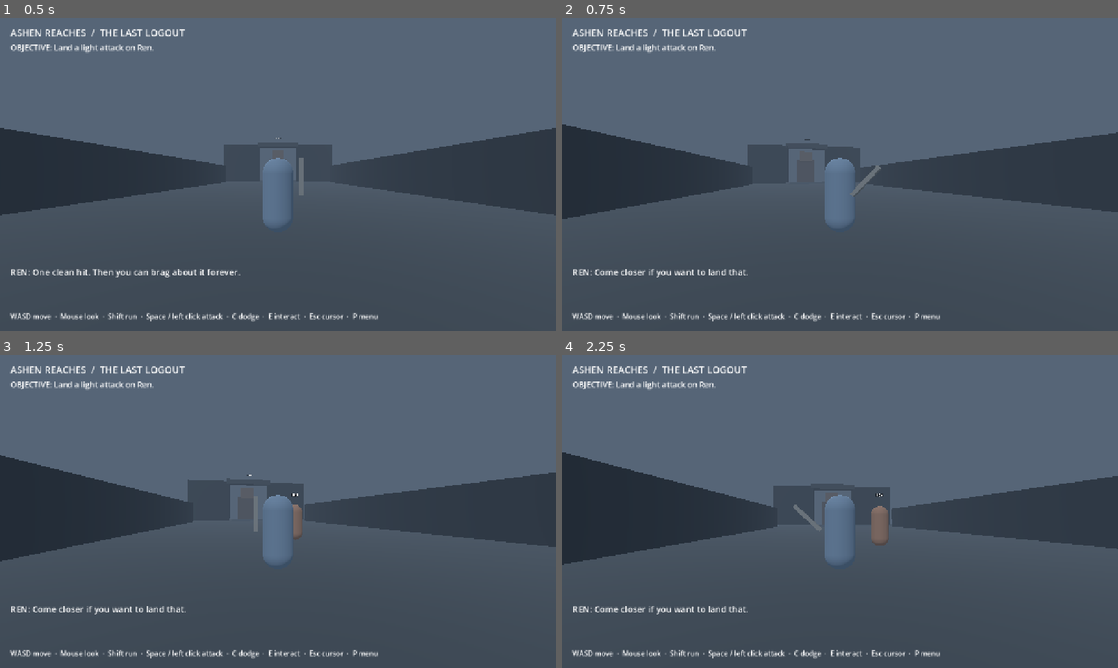
Above: before the commit, frames 1-4 (two rows, left to right).
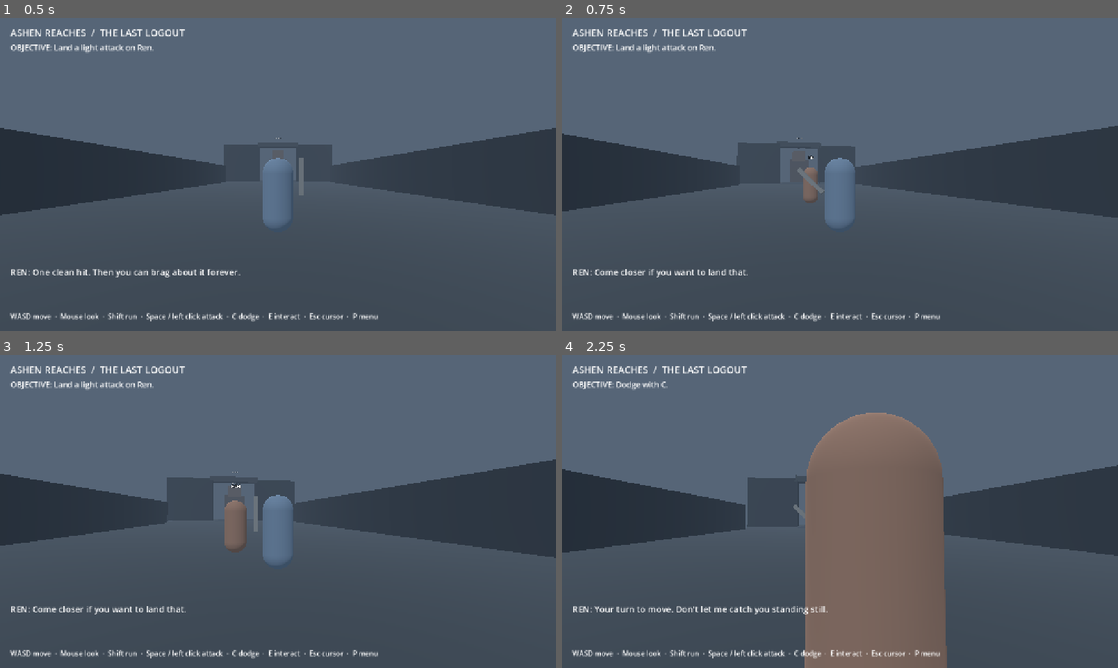
Above: after the commit, the same moments.

Repository: new-game-for-bro/ashen-reaches
Game: Godot game, scene res://scenes/story/prologue.tscn
The game is run twice, just before and just after one commit, with the same random seed, the same clock (stepped at 60 frames per second) and the same inputs. This scene is started directly instead of the project's main scene.
Inputs (mouse positions are in pixels of both pictures, inside the frame that each line leads up to):
- Up to frame 1 (0.5 s): no input
- Up to frame 2 (0.75 s): tap Enter at 0.5 s; move the mouse to (867, 174) at 0.52 s; hold W from 0.53 s (still down); tap C at 0.6 s; click (867, 174) at 0.67 s
- Up to frame 3 (1.25 s): keep holding W; tap Space at 0.77 s
- Up to frame 4 (2.25 s): keep holding W; move the mouse to (812, 511) at 1.27 s; tap C at 1.35 s; click (812, 511) at 1.42 s; tap Space at 1.52 s; move the mouse to (851, 505) at 2.02 s; tap E at 2.1 s; click (851, 505) at 2.17 s

Frame 1 is identical in both runs. In frame 2, 3.2% of the frame differs, in the area x 0-100%, y 34-65%; in frame 3, 5.9%; in frame 4, 23%, in the area x 0-100%, y 8-100%.

Commit message:
Refine mobile story controls and pause menus

Diff:
--- a/data/prologue.json
+++ b/data/prologue.json
@@ -1,11 +1,38 @@
 {
-  "duel": {"objective":"Land a light attack on Ren.","dialogue":"REN: One clean hit. Then you can brag about it forever."},
-  "dodge": {"objective":"Dodge with C.","dialogue":"REN: Your turn to move. Don't let me catch you standing still."},
-  "counter": {"objective":"Land the final attack on Ren.","dialogue":"REN: There. You always wait too long for that one."},
-  "countdown": {"objective":"The final shutdown is counting down.","dialogue":"SYSTEM: Thank you for playing. The world will close shortly."},
-  "exit": {"objective":"Press E to open the exit menu.","dialogue":"AMARA: Ren. I can feel the rain."},
-  "gate": {"objective":"Follow the road to the city gate. Press E near the giant.","dialogue":"SYSTEM: Return route severed. Your body is waiting."},
-  "train": {"objective":"Reach Ren at the platform. Press E near the train.","dialogue":"GIANT: My family is behind that door.\nREN: Amara. There are lights on the old tracks."},
-  "ending": {"objective":"Walk to the empty platform and press E.","dialogue":"REN: Come on. Someone in here knows the way out.\nThe doors close before you can reach him."},
-  "complete": {"objective":"PROLOGUE COMPLETE — The Unwritten Sky", "dialogue":"AMARA: Ren, where are you going?"}
+  "duel": {
+    "objective": "Land a light attack on Ren.",
+    "dialogue": "REN: One clean hit. Then you can brag about it forever."
+  },
+  "dodge": {
+    "objective": "Dodge with C.",
+    "dialogue": "REN: Your turn to move. Don't let me catch you standing still."
+  },
+  "counter": {
+    "objective": "Land the final attack on Ren.",
+    "dialogue": "REN: There. You always wait too long for that one."
+  },
+  "countdown": {
+    "objective": "The final shutdown is counting down.",
+    "dialogue": "SYSTEM: Thank you for playing. The world will close shortly."
+  },
+  "exit": {
+    "objective": "Open the highlighted Exit menu (E on keyboard).",
+    "dialogue": "AMARA: Ren. I can feel the rain."
+  },
+  "gate": {
+    "objective": "Follow the road to the city gate. Press E near the giant.",
+    "dialogue": "SYSTEM: Return route severed. Your body is waiting."
+  },
+  "train": {
+    "objective": "Reach Ren at the platform. Press E near the train.",
+    "dialogue": "GIANT: My family is behind that door.\nREN: Amara. There are lights on the old tracks."
+  },
+  "ending": {
+    "objective": "Walk to the empty platform and press E.",
+    "dialogue": "REN: Come on. Someone in here knows the way out.\nThe doors close before you can reach him."
+  },
+  "complete": {
+    "objective": "PROLOGUE COMPLETE — The Unwritten Sky",
+    "dialogue": "AMARA: Ren, where are you going?"
+  }
 }
--- a/scripts/mobile/joystick.gd
+++ b/scripts/mobile/joystick.gd
@@ -35,3 +35,9 @@
 	draw_circle(center, RADIUS, Color(0.12, 0.15, 0.19, 0.6))
 	draw_arc(center, RADIUS, 0, TAU, 48, Color(0.8, 0.83, 0.86, 0.5), 2)
 	draw_circle(center + value * RADIUS, 27, Color(0.8, 0.83, 0.86, 0.7))
+
+func reset() -> void:
+	touch_id = -1
+	value = Vector2.ZERO
+	vector_changed.emit(value)
+	queue_redraw()
--- a/scripts/mobile/touch_controls.gd
+++ b/scripts/mobile/touch_controls.gd
@@ -7,10 +7,13 @@
 var mode: String = "solo"
 var look_finger: int = -1
 var buttons: Dictionary = {}
+var joystick: Control
+var look_sensitivity: float = 0.003
+var invert_y: bool = false
 
 func _ready() -> void:
 	layer = 10
-	var joystick: Control = Joystick.new()
+	joystick = Joystick.new()
 	joystick.anchor_left = 0.0
 	joystick.anchor_right = 0.0
 	joystick.anchor_top = 1.0
@@ -21,11 +24,38 @@
 	joystick.offset_bottom = -25
 	joystick.vector_changed.connect(_on_move)
 	add_child(joystick)
-	var actions: Array[String] = []
-	match mode:
-		"story": actions = ["Attack", "Dodge", "Interact", "Sprint", "Menu"]
-		"network": actions = ["Jump", "Sprint", "Chat", "Menu"]
-		_: actions = ["Attack", "Heavy", "Dodge", "Jump", "Lock", "Sprint", "Retry", "Menu"]
+	if mode == "story":
+		_build_story_buttons()
+	else:
+		_build_standard_buttons()
+
+func _build_story_buttons() -> void:
+	_make_button("Exit", Vector2(0, 0), Rect2(20, 18, 100, 56))
+	_make_button("Pause", Vector2(1, 0), Rect2(-120, 18, 100, 56))
+	_make_button("Interact", Vector2(1, 1), Rect2(-165, -330, 140, 64))
+	_make_button("Attack", Vector2(1, 1), Rect2(-155, -245, 130, 105))
+	_make_button("Dodge", Vector2(1, 1), Rect2(-265, -125, 105, 74))
+	buttons["Interact"].visible = false
+
+func _make_button(action: String, anchor: Vector2, bounds: Rect2) -> void:
+	var button := Button.new()
+	button.text = action
+	button.anchor_left = anchor.x
+	button.anchor_right = anchor.x
+	button.anchor_top = anchor.y
+	button.anchor_bottom = anchor.y
+	button.offset_left = bounds.position.x
+	button.offset_top = bounds.position.y
+	button.offset_right = bounds.end.x
+	button.offset_bottom = bounds.end.y
+	button.focus_mode = Control.FOCUS_NONE
+	button.add_theme_font_size_override("font_size", 20)
+	button.pressed.connect(_on_action.bind(action))
+	add_child(button)
+	buttons[action] = button
+
+func _build_standard_buttons() -> void:
+	var actions: Array = ["Jump", "Sprint", "Chat", "Menu"] if mode == "network" else ["Attack", "Heavy", "Dodge", "Jump", "Lock", "Sprint", "Retry", "Menu"]
 	var grid := GridContainer.new()
 	grid.columns = 3
 	grid.add_theme_constant_override("h_separation", 8)
@@ -48,18 +78,20 @@
 		button.pressed.connect(_on_action.bind(action))
 		grid.add_child(button)
 		buttons[action] = button
-	var instruction := Label.new()
-	instruction.text = "Drag here to look"
-	instruction.anchor_left = 1.0
-	instruction.anchor_right = 1.0
-	instruction.anchor_top = 0.5
-	instruction.anchor_bottom = 0.5
-	instruction.offset_left = -220
-	instruction.offset_right = -20
-	instruction.offset_top = -110
-	instruction.offset_bottom = -80
-	instruction.mouse_filter = Control.MOUSE_FILTER_IGNORE
-	add_child(instruction)
+
+func set_story_interaction(label: String) -> void:
+	if mode == "story" and buttons.has("Interact"):
+		buttons["Interact"].visible = not label.is_empty()
+		buttons["Interact"].text = label
+
+func set_exit_attention(enabled: bool) -> void:
+	if mode == "story" and buttons.has("Exit"):
+		buttons["Exit"].modulate = Color("ffd366") if enabled else Color.WHITE
+
+func reset_input() -> void:
+	move_vector = Vector2.ZERO
+	look_finger = -1
+	joystick.reset()
 
 func _on_move(value: Vector2) -> void:
 	move_vector = value
--- a/scripts/story/prologue.gd
+++ b/scripts/story/prologue.gd
@@ -13,6 +13,8 @@
 var objective_label: Label
 var dialogue_label: Label
 var timer_label: Label
+var modal_layer: CanvasLayer
+var modal_kind: String = ""
 
 func _ready() -> void:
 	var json := JSON.new()
@@ -133,16 +135,16 @@
 	var layer := CanvasLayer.new()
 	add_child(layer)
 	var header := Label.new()
-	header.position = Vector2(24, 18)
+	header.position = Vector2(140, 18) if OS.has_feature("mobile") else Vector2(24, 18)
 	header.text = "ASHEN REACHES  /  THE LAST LOGOUT"
 	header.add_theme_font_size_override("font_size", 22)
 	layer.add_child(header)
 	objective_label = Label.new()
-	objective_label.position = Vector2(24, 55)
+	objective_label.position = Vector2(140, 55) if OS.has_feature("mobile") else Vector2(24, 55)
 	objective_label.add_theme_font_size_override("font_size", 18)
 	layer.add_child(objective_label)
 	timer_label = Label.new()
-	timer_label.position = Vector2(24, 86)
+	timer_label.position = Vector2(140, 86) if OS.has_feature("mobile") else Vector2(24, 86)
 	layer.add_child(timer_label)
 	dialogue_label = Label.new()
 	dialogue_label.position = Vector2(24, 350) if OS.has_feature("mobile") else Vector2(24, 570)
@@ -159,6 +161,8 @@
 	stage = value
 	objective_label.text = "OBJECTIVE: " + str(story[value]["objective"])
 	dialogue_label.text = str(story[value]["dialogue"])
+	if player.touch_controls:
+		player.touch_controls.set_exit_attention(value == "exit")
 	if value == "countdown":
 		timer = 8.0
 	elif value == "gate":
@@ -171,6 +175,7 @@
 		departing.tween_property(train, "position:x", 75.0, 8.0)
 
 func _process(delta: float) -> void:
+	_update_touch_context()
 	if stage == "countdown":
 		timer = maxf(0.0, timer - delta)
 		timer_label.text = "SHUTDOWN IN: %d" % ceili(timer)
@@ -194,7 +199,7 @@
 func _on_interact() -> void:
 	match stage:
 		"exit":
-			_set_stage("gate")
+			open_logout_menu()
 		"gate":
 			if player.global_position.distance_to(GATE_POS) < 9.0:
 				_set_stage("train")
@@ -216,3 +221,120 @@
 	if event is InputEventKey and event.pressed and not event.echo and event.keycode == KEY_P:
 		Input.mouse_mode = Input.MOUSE_MODE_VISIBLE
 		get_tree().change_scene_to_file("res://scenes/ui/network_lobby.tscn")
+
+
+func _update_touch_context() -> void:
+	if not is_instance_valid(player) or not player.touch_controls:
+		return
+	var label := ""
+	var pos: Vector3 = player.global_position
+	if stage == "gate" and pos.distance_to(GATE_POS) < 9.0:
+		label = "Talk"
+	elif stage == "train" and pos.distance_to(TRAIN_POS) < 9.0:
+		label = "Board"
+	elif stage == "ending" and pos.distance_to(TRAIN_POS) < 9.0:
+		label = "Look"
+	player.touch_controls.set_story_interaction(label)
+	player.touch_controls.set_exit_attention(stage == "exit")
+
+func open_logout_menu() -> void:
+	if modal_layer:
+		return
+	var text_value := "The logout option is unavailable during the duel."
+	if stage == "exit":
+		text_value = "RETURN ROUTE SEVERED.\nYour body is waiting."
+	elif stage in ["gate", "train", "ending", "complete"]:
+		text_value = "RETURN ROUTE SEVERED.\nYour body is waiting."
+	_create_modal("logout", "IN-WORLD EXIT", text_value)
+	_add_modal_button("Continue", _close_logout)
+
+func open_pause_menu() -> void:
+	if modal_layer:
+		return
+	_create_modal("pause", "PAUSED", "Touch settings")
+	var column: VBoxContainer = modal_layer.get_node("Overlay/Panel/Column")
+	var sensitivity_label := Label.new()
+	sensitivity_label.text = "Camera sensitivity"
+	column.add_child(sensitivity_label)
+	var slider := HSlider.new()
+	slider.min_value = 0.0015
+	slider.max_value = 0.006
+	slider.step = 0.0001
+	slider.value = player.touch_controls.look_sensitivity if player.touch_controls else 0.003
+	slider.custom_minimum_size = Vector2(400, 35)
+	slider.value_changed.connect(_set_touch_sensitivity)
+	column.add_child(slider)
+	var invert := CheckBox.new()
+	invert.text = "Invert vertical look"
+	invert.button_pressed = player.touch_controls.invert_y if player.touch_controls else false
+	invert.toggled.connect(_set_touch_invert)
+	column.add_child(invert)
+	_add_modal_button("Resume", _close_modal)
+	_add_modal_button("Return to main menu", _return_to_menu)
+
+func _create_modal(kind: String, title: String, body: String) -> void:
+	modal_kind = kind
+	if player.touch_controls:
+		player.touch_controls.reset_input()
+	player.velocity = Vector3.ZERO
+	modal_layer = CanvasLayer.new()
+	modal_layer.layer = 20
+	modal_layer.process_mode = Node.PROCESS_MODE_ALWAYS
+	add_child(modal_layer)
+	var overlay := ColorRect.new()
+	overlay.name = "Overlay"
+	overlay.color = Color(0.03, 0.04, 0.06, 0.88)
+	overlay.set_anchors_and_offsets_preset(Control.PRESET_FULL_RECT)
+	overlay.mouse_filter = Control.MOUSE_FILTER_STOP
+	modal_layer.add_child(overlay)
+	var panel := CenterContainer.new()
+	panel.name = "Panel"
+	panel.set_anchors_and_offsets_preset(Control.PRESET_FULL_RECT)
+	overlay.add_child(panel)
+	var column := VBoxContainer.new()
+	column.name = "Column"
+	column.custom_minimum_size = Vector2(450, 0)
+	column.add_theme_constant_override("separation", 14)
+	panel.add_child(column)
+	var heading := Label.new()
+	heading.text = title
+	heading.add_theme_font_size_override("font_size", 30)
+	column.add_child(heading)
+	var description := Label.new()
+	description.text = body
+	description.add_theme_font_size_override("font_size", 20)
+	column.add_child(description)
+	get_tree().paused = true
+
+func _add_modal_button(title: String, action: Callable) -> void:
+	var button := Button.new()
+	button.text = title
+	button.custom_minimum_size.y = 55
+	button.pressed.connect(action)
+	modal_layer.get_node("Overlay/Panel/Column").add_child(button)
+
+func _set_touch_sensitivity(value: float) -> void:
+	if player.touch_controls:
+		player.touch_controls.look_sensitivity = value
+
+func _set_touch_invert(value: bool) -> void:
+	if player.touch_controls:
+		player.touch_controls.invert_y = value
+
+func _close_logout() -> void:
+	var advance := stage == "exit"
+	_close_modal()
+	if advance:
+		_set_stage("gate")
+
+func _close_modal() -> void:
+	get_tree().paused = false
+	if modal_layer:
+		modal_layer.queue_free()
+		modal_layer = null
+	modal_kind = ""
+
+func _return_to_menu() -> void:
+	_close_modal()
+	Input.mouse_mode = Input.MOUSE_MODE_VISIBLE
+	get_tree().change_scene_to_file("res://scenes/ui/network_lobby.tscn")
--- a/scripts/story/story_player.gd
+++ b/scripts/story/story_player.gd
@@ -68,9 +68,7 @@
 		elif event.keycode == KEY_SPACE and control_enabled:
 			attack()
 		elif event.keycode == KEY_C and control_enabled and dodge_time <= 0.0:
-			dodge_direction = -avatar.global_basis.z
-			dodge_time = 0.25
-			dodge_requested.emit()
+			_start_dodge()
 	if event is InputEventMouseButton and event.pressed:
 		if Input.mouse_mode == Input.MOUSE_MODE_VISIBLE:
 			Input.mouse_mode = Input.MOUSE_MODE_CAPTURED
@@ -121,13 +119,28 @@
 	match action:
 		"Attack": attack()
 		"Interact": interact_requested.emit()
-		"Dodge":
-			if dodge_time <= 0.0:
-				dodge_direction = -avatar.global_basis.z
-				dodge_time = 0.25
-				dodge_requested.emit()
-		"Menu": get_tree().change_scene_to_file("res://scenes/ui/network_lobby.tscn")
+		"Dodge": _start_dodge()
+		"Exit": get_parent().open_logout_menu()
+		"Pause": get_parent().open_pause_menu()
 
 func _on_touch_look(relative: Vector2) -> void:
-	camera_pivot.rotation.y -= relative.x * 0.003
-	camera_pivot.rotation.x = clampf(camera_pivot.rotation.x - relative.y * 0.003, -0.8, 0.55)
+	var sensitivity: float = touch_controls.look_sensitivity
+	var vertical: float = -1.0 if touch_controls.invert_y else 1.0
+	camera_pivot.rotation.y -= relative.x * sensitivity
+	camera_pivot.rotation.x = clampf(camera_pivot.rotation.x - relative.y * sensitivity * vertical, -0.8, 0.55)
+
+
+func _start_dodge() -> void:
+	if dodge_time > 0.0 or not control_enabled:
+		return
+	var axis := Vector2.ZERO
+	if touch_controls:
+		axis = touch_controls.move_vector
+	else:
+		axis = Vector2(float(Input.is_key_pressed(KEY_D)) - float(Input.is_key_pressed(KEY_A)), float(Input.is_key_pressed(KEY_S)) - float(Input.is_key_pressed(KEY_W))).normalized()
+	if axis.length() > 0.12:
+		dodge_direction = (Basis(Vector3.UP, camera_pivot.rotation.y) * Vector3(axis.x, 0, axis.y)).normalized()
+	else:
+		dodge_direction = -avatar.global_basis.z
+	dodge_time = 0.25
+	dodge_requested.emit()
--- a/tests/mobile_controls_smoke.gd
+++ b/tests/mobile_controls_smoke.gd
@@ -21,6 +21,20 @@
 	touch.position = stick.size / 2.0 + Vector2(35, -35)
 	stick._gui_input(touch)
 	assert(controls.move_vector.distance_to(Vector2(0.5, -0.5)) < 0.01)
+	var look_touch := InputEventScreenTouch.new()
+	look_touch.index = 5
+	look_touch.position = Vector2(view_size.x * 0.65, view_size.y * 0.3)
+	look_touch.pressed = true
+	controls._unhandled_input(look_touch)
+	var old_camera_yaw: float = player.camera_pivot.rotation.y
+	var look_move := InputEventScreenDrag.new()
+	look_move.index = 5
+	look_move.relative = Vector2(20, 0)
+	controls._unhandled_input(look_move)
+	assert(player.camera_pivot.rotation.y < old_camera_yaw)
+	assert(controls.move_vector.length() > 0.0)
+	look_touch.pressed = false
+	controls._unhandled_input(look_touch)
 	touch.pressed = false
 	stick._gui_input(touch)
 	assert(controls.move_vector == Vector2.ZERO)
@@ -32,8 +46,41 @@
 	assert(game.stage == "dodge")
 	controls._on_action("Dodge")
 	assert(game.stage == "counter")
-	controls._on_action("Sprint")
-	assert(controls.sprinting)
+	assert(controls.buttons.has("Exit") and controls.buttons.has("Pause"))
+	assert(not controls.buttons["Interact"].visible)
+	controls._on_move(Vector2(1, 0))
+	player.dodge_time = 0.0
+	controls._on_action("Dodge")
+	assert(player.dodge_direction.x > 0.9)
+	player.dodge_time = 0.0
+	controls._on_move(Vector2.ZERO)
+	player.avatar.rotation.y = 0.0
+	controls._on_action("Dodge")
+	assert(player.dodge_direction.z < -0.9)
+	game._set_stage("countdown")
+	controls._on_action("Pause")
+	assert(game.modal_kind == "pause" and paused)
+	var time_before_pause: float = game.timer
+	await create_timer(0.15, true).timeout
+	assert(is_equal_approx(game.timer, time_before_pause))
+	game._set_touch_sensitivity(0.005)
+	game._set_touch_invert(true)
+	assert(is_equal_approx(controls.look_sensitivity, 0.005) and controls.invert_y)
+	game._close_modal()
+	assert(not paused)
+	game._set_stage("exit")
+	game._update_touch_context()
+	assert(not controls.buttons["Interact"].visible)
+	assert(controls.buttons["Exit"].modulate != Color.WHITE)
+	controls._on_action("Exit")
+	assert(game.modal_kind == "logout" and paused)
+	game._close_logout()
+	assert(game.stage == "gate" and not paused)
+	game._update_touch_context()
+	assert(not controls.buttons["Interact"].visible)
+	player.global_position = Vector3(0, 0, -38)
+	game._update_touch_context()
+	assert(controls.buttons["Interact"].visible and controls.buttons["Interact"].text == "Talk")
 	game.queue_free()
 	await process_frame
 	var arena = load("res://scenes/battle_royale/battle_royale.tscn").instantiate()
--- a/tests/story_smoke.gd
+++ b/tests/story_smoke.gd
@@ -18,6 +18,8 @@
 	game._process(9.0)
 	assert(game.stage == "exit")
 	game._on_interact()
+	assert(game.stage == "exit" and game.modal_kind == "logout")
+	game._close_logout()
 	assert(game.stage == "gate")
 	game._on_interact()
 	assert(game.stage == "gate")
Not shown, changed: docs/RUNNING.md
